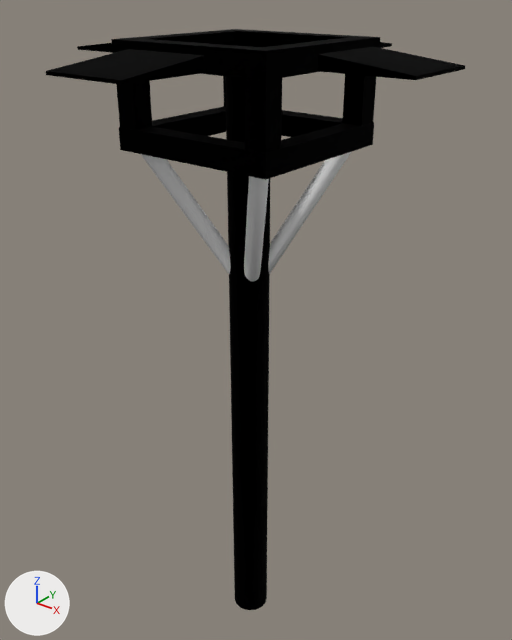
One commit to the glTF model PackageSources/Scenery/airport-lmml-malta/modelLibrary/LightPoleApron9Small/Apron9SmallLightPole.gltf: the scene before it, then after it.
Rendered twice from a 50 mm camera at (10.24, -12.53, 17.44) aimed at (-0.23, 0.56, 9.33). Arrows for +X, +Y and +Z are at lower left; the lights stay in place. Where no turn or scale is listed for an object, it has been applied to the vertices. Vertices at the same position are counted once.
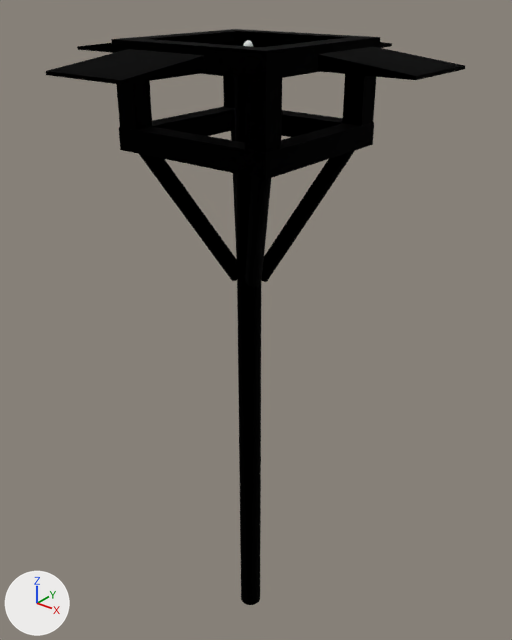
What differs and where, as boxes [x1, y1, x2, y2] in the pictures (512 x 640 px; the box of a moved part takes in the faces that stretch with it):
'Cylinder', rescaled (41% narrower): before [225, 76, 270, 610]; after [235, 77, 261, 605]
'Cylinder.004', recoloured, reshaped, moved (grey to black): before [141, 152, 351, 281]; after [139, 130, 354, 287]
'Sphere', added: after [244, 40, 253, 47]
part 1 of me_cylinder, moved or reshaped (not visible before): after [231, 130, 237, 259]
part 2 of me_cylinder, moved or reshaped: before [268, 152, 351, 274]; after [262, 151, 354, 282]

The edits, one by one:
me_cylinder has 256 vertices, 496 faces and spans x -0.93..2.9, y -0.97..2.92, z -1.79..1.79.
me_cylinder is used by ob_cylinder_004; location (-0.99, -0.98, 12.62).
me_cylinder part 1: the loose piece of 64 vertices spanning x -0.93..0.93, y 0.99..2.92, z -1.79..1.79 is moved by (0.0, -0.13, 0.0).
me_cylinder part 2: the loose piece of 64 vertices spanning x 1.04..2.9, y 0.99..2.92, z -1.79..1.79 is moved by (0.0, -0.13, 0.0).
me_cylinder now uses material mat_material_003 (black #000000).
Mesh me_sphere is new.
It is a UV sphere (32 segments, 16 rings, poles along z) spanning x -1.0..1.0, y -1.0..1.0, z -1.0..1.0.
Object 'Cylinder' (ob_cylinder) is rescaled from (0.5, 0.5, 8.0) to (0.3, 0.3, 8.0).
Object 'Cylinder.004' (ob_cylinder_004) moves from (-0.99, -0.98, 12.62) to (-0.99, -0.91, 12.48).
Object 'Sphere' (ob_sphere) is new; it shows me_sphere.
Its location is (0.0, 0.0, 16.11).
Its scale is (0.1, 0.1, 0.1).
